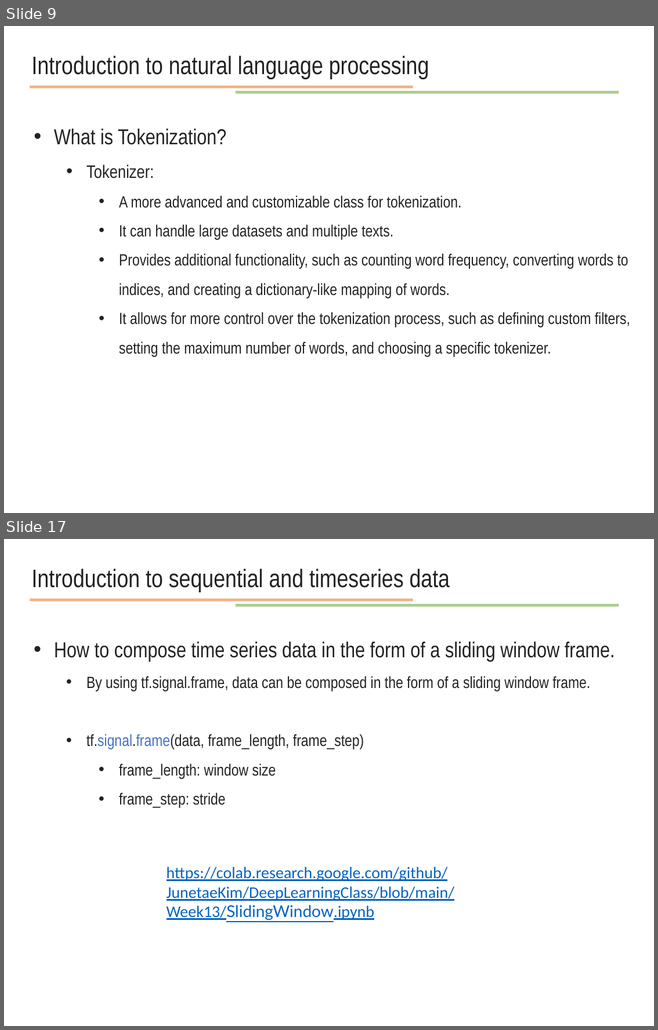
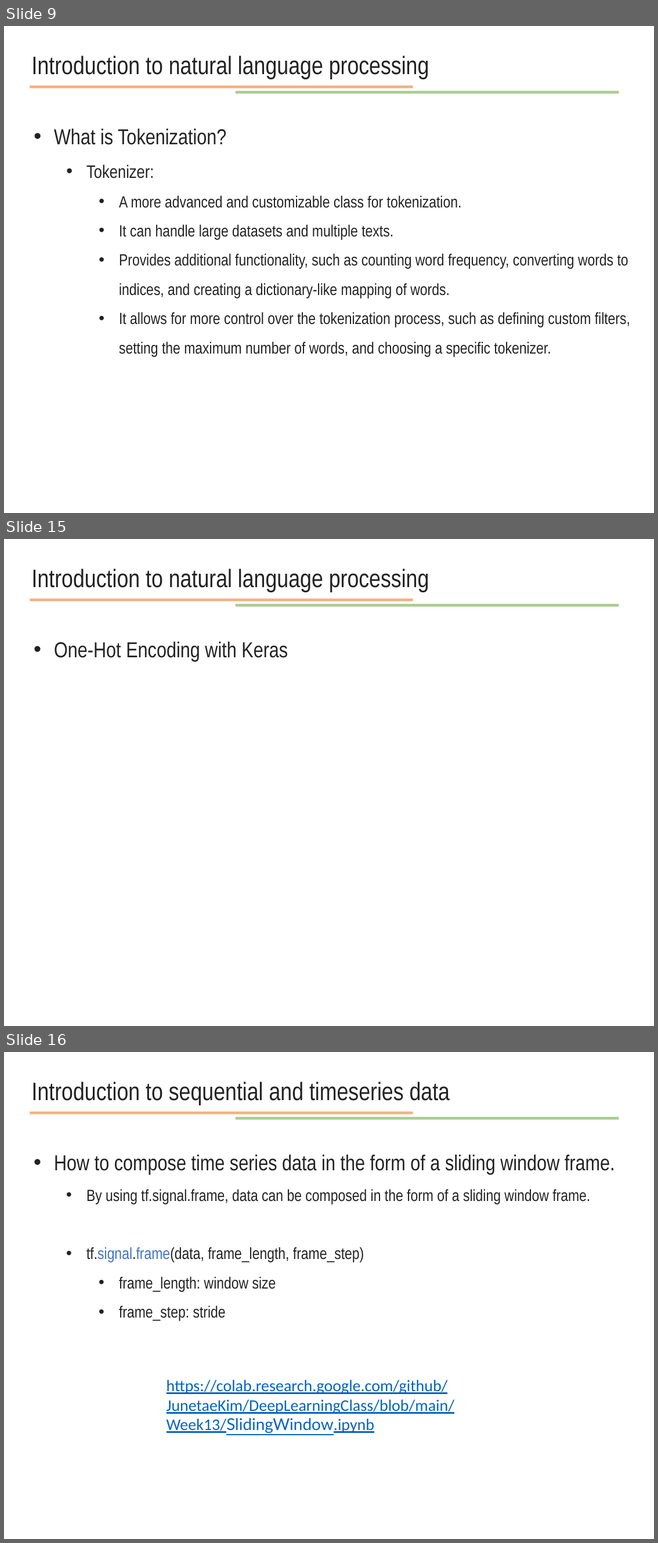
Before and after one commit to JunetaeKim/DeepLearningClass, a slide deck: Week14/week14 natural language processing.pptx. Shown one above the other, each under a label of ours: slides 9 and 17 before the commit, slides 9, 15 and 16 after it; the slides between them are not shown. The pictures are 658x1030 and 658x1543 pixels, drawn with LibreOffice and Linux fonts; fonts in the diff are those of the drawing. Boxes give left, top, right and bottom in pixels: in the first picture for what was removed or moved away, otherwise in the second. Text is boxed around its words. In the diff, an @@ line names an element or a change of style, - is before the commit and + after.

```diff
--- a/Week14/week14 natural language processing.pptx
+++ b/Week14/week14 natural language processing.pptx
@@ slide 15 added at bbox=[4, 539, 654, 1026], background #FFFFFF @@
@@ text added at bbox=[32, 569, 429, 592], 28 pt, text #222222 @@
+Introduction to natural language processing
@@ line added from (30, 600) to (412, 600), #ED7D31 3 pt @@
@@ line added from (235, 605) to (619, 605), #70AD47 3 pt @@
@@ text added at bbox=[54, 642, 288, 661], 24 pt, text #222222 @@
+• One-Hot Encoding with Keras
@@ what was slide 17 is now slide 16 @@
```
Also in this commit, not shown: 3 slides changed, 2 other slides added, 39 slides removed, 1 other file.
